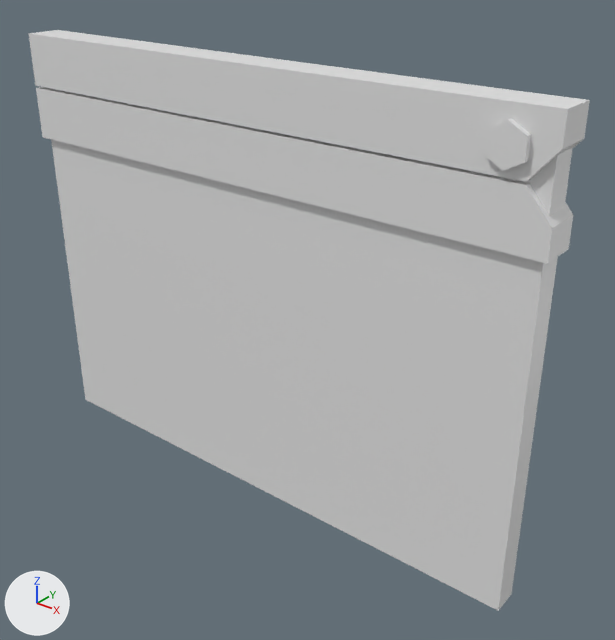
The FBX model Assets/_Models/_Props/ciack.fbx as it was, and as the next commit left it.
Before and after are seen from a camera (50 mm lens) standing at (1.628, -0.384, 0.389) and looking at (1.309, 0.015, 0.142). Every picture has the same lights, and +X, +Y and +Z are marked at lower left.
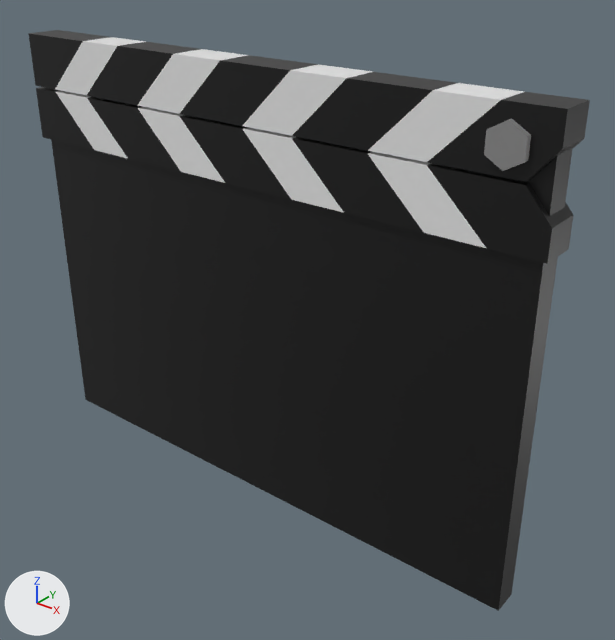
The newer file is also turned or shifted as a whole; pictures and numbers use the older file's frame.

Pixel boxes (x1, y1, x2, y2) of what changed, in the pictures (615 x 640 px):
'Cube', surface changed (grey to black): (36, 87, 573, 611) in both
'Cylinder', surface changed (grey to black): (28, 30, 590, 181) in both

The change, as a diff of the scene's bpy script:
```diff
--- a/Assets/_Models/_Props/ciack.fbx.py
+++ b/Assets/_Models/_Props/ciack.fbx.py
@@ img_master_png @@
+img_master_png = load_image('master.png', 'Materials/master.png', 2048, 2048, 'sRGB')
@@ mat_master_texture @@
 mat_master_texture = principled_material('master_texture')
-mat_master_texture.base_color = (0.8, 0.8, 0.8)  # white #e7e7e7
+mat_master_texture.texture = img_master_png  # with its transparency
 mat_master_texture.roughness = 0.4
```
